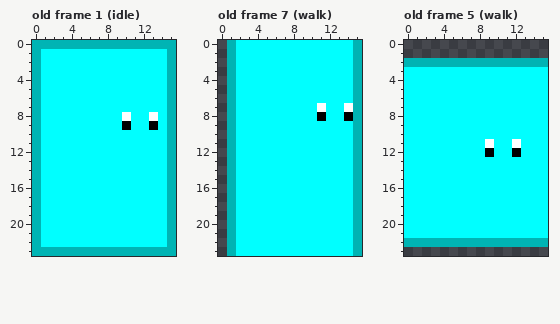
File history of a pixel-art file, godot/pipeline/aseprite/src/jelly_character.aseprite. Above: the version before the commit.
16x24 pixels, 26 frames. Shown: old frame 1 (idle), old frame 7 (walk), old frame 5 (walk). The commit also changed other frames, which this record leaves out.
Now the later version:
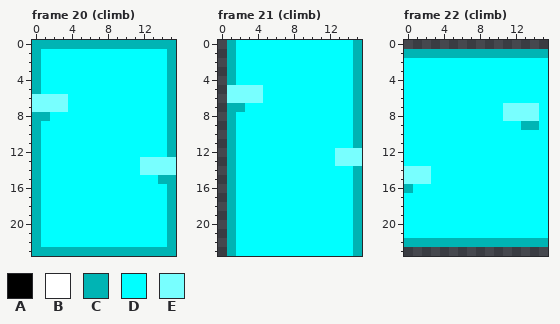
Palette (. is transparent): A #000000  B #ffffff  C #00b4b4  D #00ffff  E #78ffff
A new or re-ordered frame is compared with the old frame closest to it.
Edits made:
{"change": "frames 26 -> 30"}
{"where": "frame 20 (climb) is new; against old frame 1 (idle)"}
{"frame":20,"y":6,"x":0,"old":"CDDD","new":"EEEE"}
{"frame":20,"y":7,"x":0,"old":"CDDD","new":"EEEE"}
{"frame":20,"y":8,"x":1,"old":"D","new":"C"}
{"frame":20,"y":8,"x":10,"old":"B","new":"D"}
{"frame":20,"y":8,"x":13,"old":"B","new":"D"}
{"frame":20,"y":9,"x":10,"old":"A","new":"D"}
{"frame":20,"y":9,"x":13,"old":"A","new":"D"}
{"frame":20,"y":13,"x":12,"old":"DDDC","new":"EEEE"}
{"frame":20,"y":14,"x":12,"old":"DDDC","new":"EEEE"}
{"frame":20,"y":15,"x":14,"old":"D","new":"C"}
{"where": "frame 21 (climb) is new; against old frame 7 (walk)"}
{"frame":21,"y":5,"x":1,"old":"CDDD","new":"EEEE"}
{"frame":21,"y":6,"x":1,"old":"CDDD","new":"EEEE"}
{"frame":21,"y":7,"x":2,"old":"D","new":"C"}
{"frame":21,"y":7,"x":11,"old":"B","new":"D"}
{"frame":21,"y":7,"x":14,"old":"B","new":"D"}
{"frame":21,"y":8,"x":11,"old":"A","new":"D"}
{"frame":21,"y":8,"x":14,"old":"A","new":"D"}
{"frame":21,"y":12,"x":13,"old":"DDC","new":"EEE"}
{"frame":21,"y":13,"x":13,"old":"DDC","new":"EEE"}
{"where": "frame 22 (climb) is new; against old frame 5 (walk)"}
{"frame":22,"y":1,"x":0,"old":"................","new":"CCCCCCCCCCCCCCCC"}
{"frame":22,"y":2,"x":0,"old":"CCCCCCCCCCCCCCCC","new":"DDDDDDDDDDDDDDDD"}
{"frame":22,"y":7,"x":11,"old":"DDDD","new":"EEEE"}
{"frame":22,"y":8,"x":11,"old":"DDDD","new":"EEEE"}
{"frame":22,"y":9,"x":13,"old":"DD","new":"CC"}
{"frame":22,"y":11,"x":9,"old":"B","new":"D"}
{"frame":22,"y":11,"x":12,"old":"B","new":"D"}
{"frame":22,"y":12,"x":9,"old":"A","new":"D"}
{"frame":22,"y":12,"x":12,"old":"A","new":"D"}
{"frame":22,"y":14,"x":0,"old":"DDD","new":"EEE"}
{"frame":22,"y":15,"x":0,"old":"DDD","new":"EEE"}
{"frame":22,"y":16,"x":0,"old":"D","new":"C"}
